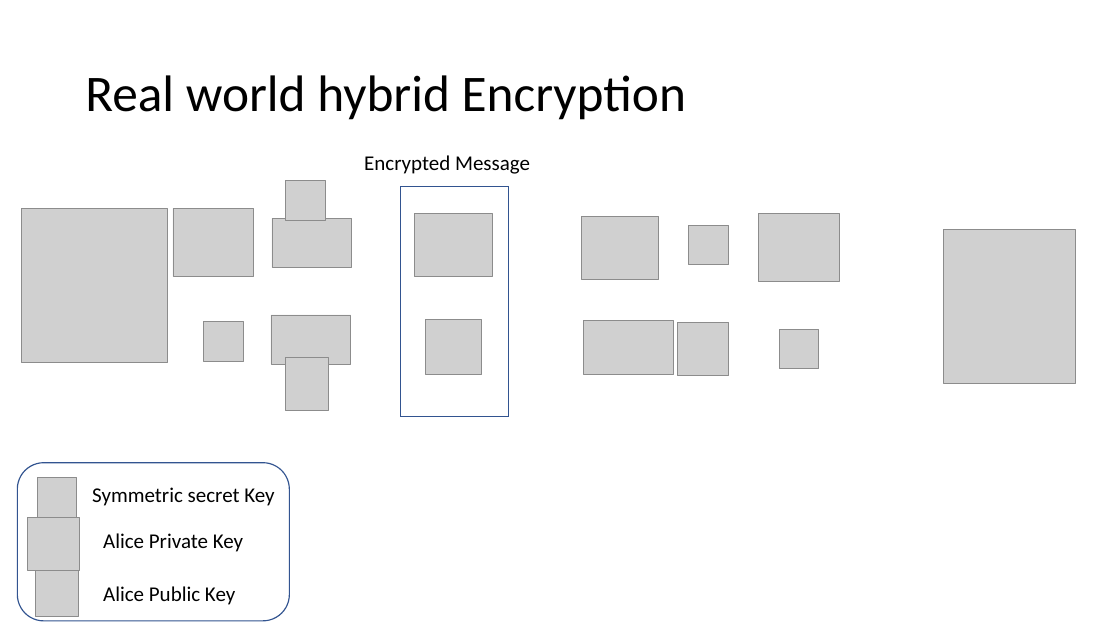
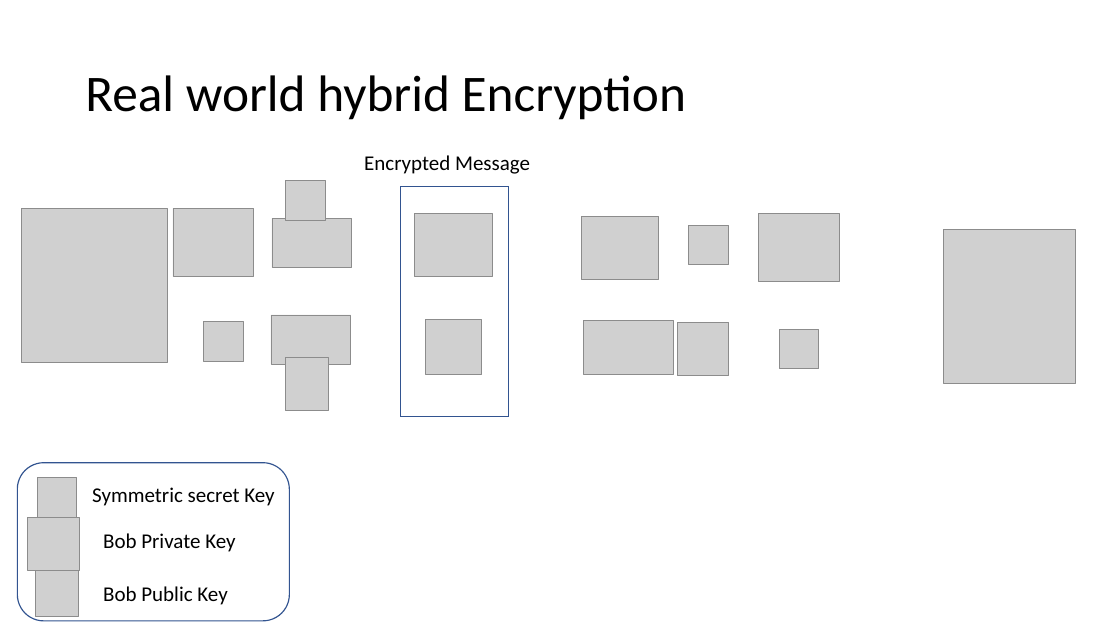
Before and after one commit to gadla/pki, a slide deck: slide 11 of PKI.pptx. Drawn at 1120x630 pixels with LibreOffice and Linux fonts; fonts in the diff are those of the drawing; grey boxes stand for pictures. Boxes give left, top, right and bottom in pixels: in the first picture for what was removed or moved away, otherwise in the second. Text is boxed around its words. In the diff, an @@ line names an element or a change of style, - is before the commit and + after.

Commit message:
Error in Bob Alice names fixed

```diff
--- a/PKI.pptx
+++ b/PKI.pptx
@@ text at (103,533,235,552): text changed @@
-Alice Private Key
+Bob Private Key
@@ text at (103,586,227,605): text changed @@
-Alice Public Key
+Bob Public Key
```
